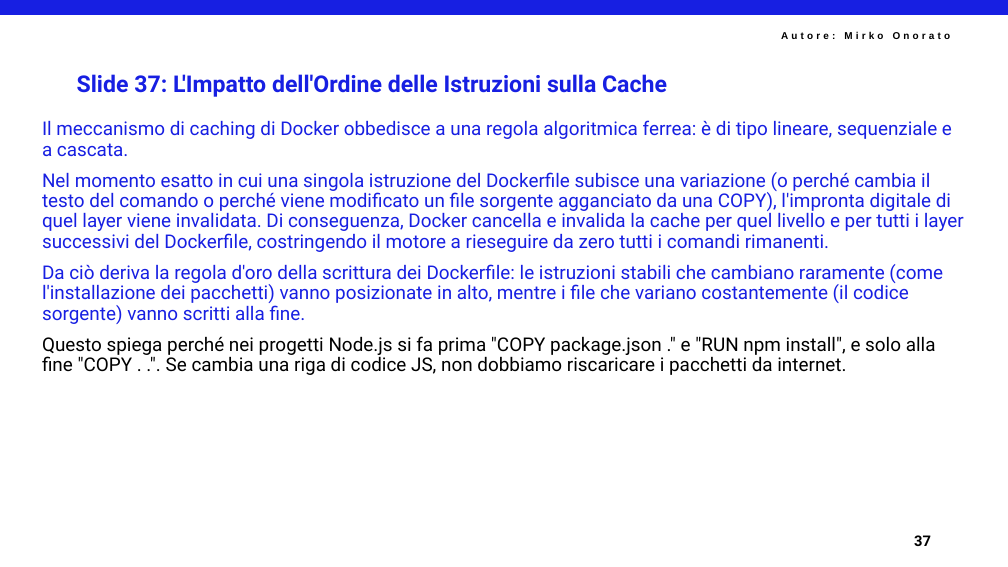
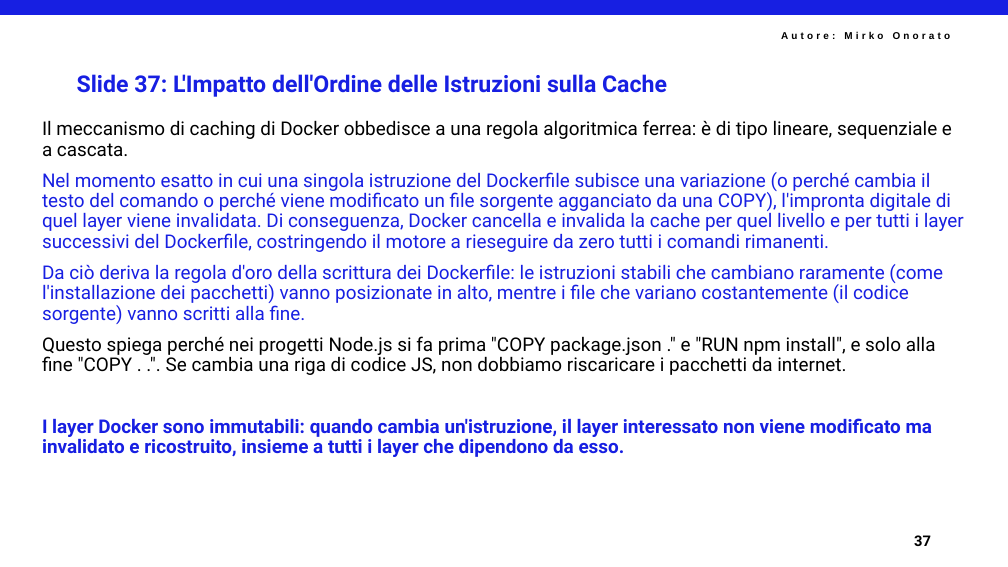
Before and after one commit to mirkoSkF/Docker-Slides, a slide deck: slide 39 of 1 - Introduzione a Docker.pptx. Drawn at 1008x567 pixels with LibreOffice and Linux fonts; fonts in the diff are those of the drawing; background and template pictures are left out. Boxes give left, top, right and bottom in pixels: in the first picture for what was removed or moved away, otherwise in the second. Text is boxed around its words. In the diff, an @@ line names an element or a change of style, - is before the commit and + after.

```diff
--- a/1 - Introduzione a Docker.pptx
+++ b/1 - Introduzione a Docker.pptx
@@ text at (42,120,952,156): text colour #171FE2 to #000000 in "Il meccanismo di caching di Docker obbedisce ..." @@
@@ text at (42,418,932,457): paragraph added @@
+I layer Docker sono immutabili: quando cambia un'istruzione, il layer interessato non viene modificato ma invalidato e ricostruito, insieme a tutti i layer che dipendono da esso.
```
Also in this commit, not shown: 27 other slides changed.
